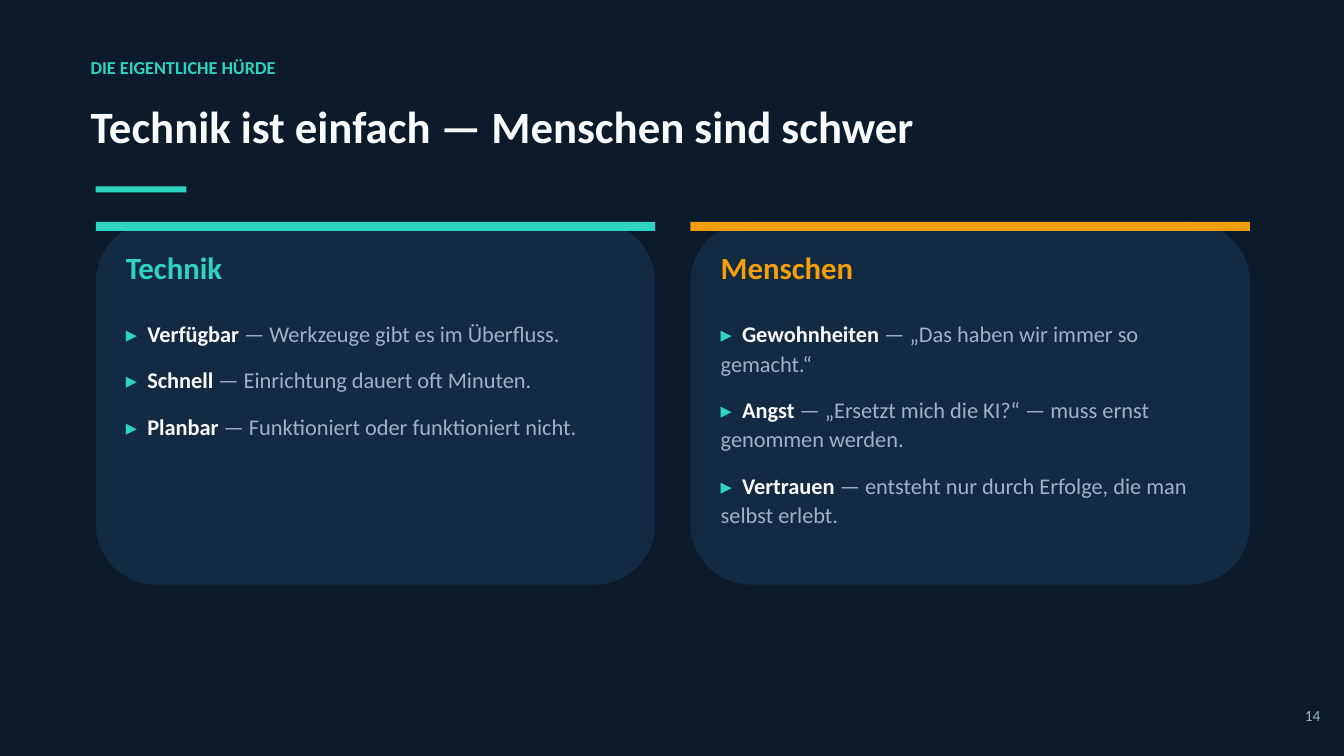
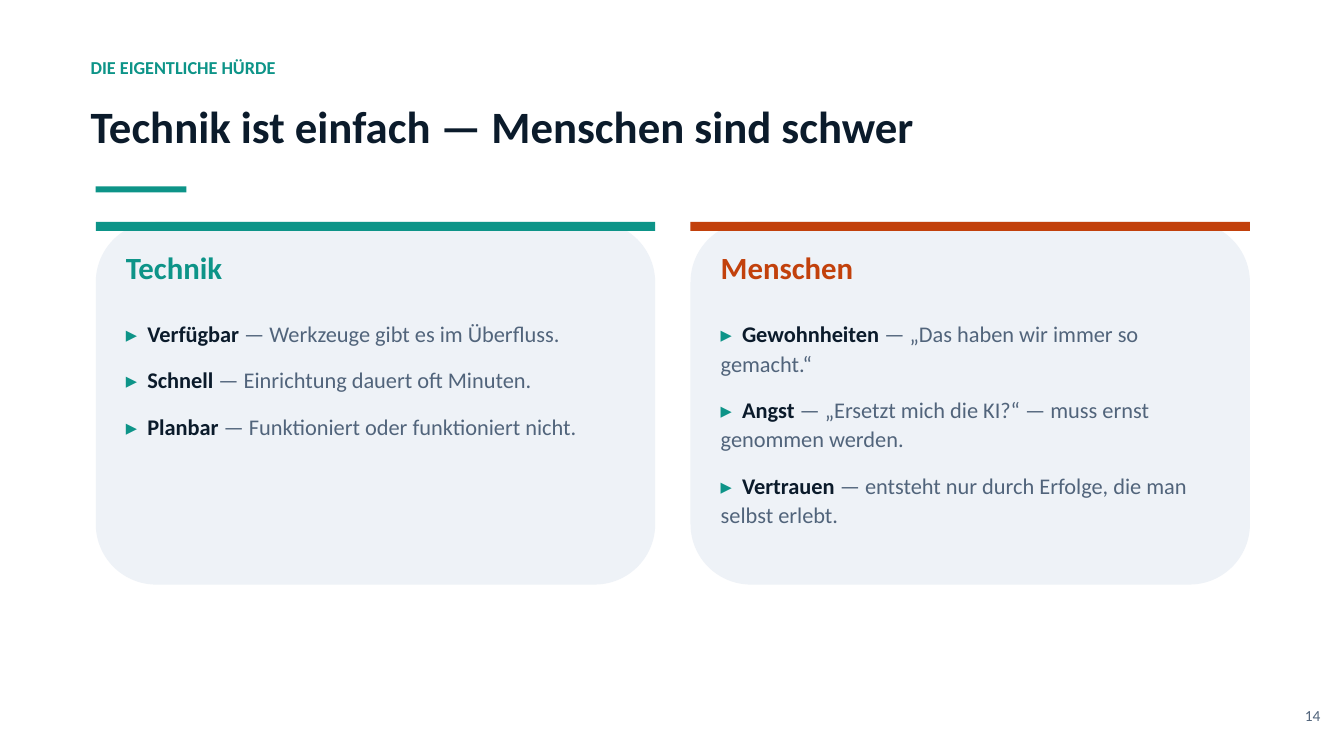
Before and after one commit to proark1/crypto, a slide deck: slide 14 of workshop/KI-Workshop.pptx. Drawn at 1344x756 pixels with LibreOffice and Linux fonts; fonts in the diff are those of the drawing. Boxes give left, top, right and bottom in pixels: in the first picture for what was removed or moved away, otherwise in the second. Text is boxed around its words. In the diff, an @@ line names an element or a change of style, - is before the commit and + after.

```diff
--- a/workshop/KI-Workshop.pptx
+++ b/workshop/KI-Workshop.pptx
@@ background #0B1B2B to #FFFFFF @@
@@ text "DIE EIGENTLICHE HÜRDE" at box(91, 59, 276, 74): text colour #2DD4BF to #0D9488 @@
@@ text "Technik ist einfach — Menschen ..." at box(91, 111, 913, 144): text colour #F8FAFC to #0B1B2B @@
@@ rectangle at box(96, 187, 187, 193): fill #2DD4BF to #0D9488 @@
@@ rectangle at box(96, 222, 655, 231): fill #2DD4BF to #0D9488 @@
@@ rounded rectangle at box(96, 222, 655, 585): fill #122A42 to #EEF2F7 @@
@@ rounded rectangle at box(691, 222, 1250, 585): fill #122A42 to #EEF2F7 @@
@@ rectangle at box(691, 222, 1250, 231): fill #F59E0B to #C2410C @@
@@ text "Technik" at box(126, 257, 222, 280): text colour #2DD4BF to #0D9488 @@
@@ text "Menschen" at box(721, 257, 853, 280): text colour #F59E0B to #C2410C @@
@@ text "▸ Verfügbar — Werkzeuge gibt ..." at box(147, 324, 576, 435): text colour #2DD4BF to #0D9488 in "▸", "▸", "▸"; text colour #F8FAFC to #0B1B2B in "Verfügbar", "Schnell", "Planbar"; text colour #9FB3C8 to #51647B in "— Werkzeuge gibt es im Überfluss.", "— Einrichtung dauert oft Minuten.", "— Funktioniert oder funktioniert nicht." @@
@@ text "▸ Gewohnheiten — „Das haben ..." at box(721, 326, 1186, 523): text colour #2DD4BF to #0D9488 in "▸", "▸", "▸"; text colour #F8FAFC to #0B1B2B in "Gewohnheiten", "Angst", "Vertrauen"; text colour #9FB3C8 to #51647B in "— „Das haben wir immer so gemacht.“", "— „Ersetzt mich die KI?“ — muss ...", "— entsteht nur durch Erfolge, die man ..." @@
@@ text "14" at box(1305, 711, 1321, 721): text colour #9FB3C8 to #51647B @@
```
Also in this commit, not shown: 22 other slides changed, 1 other file.
